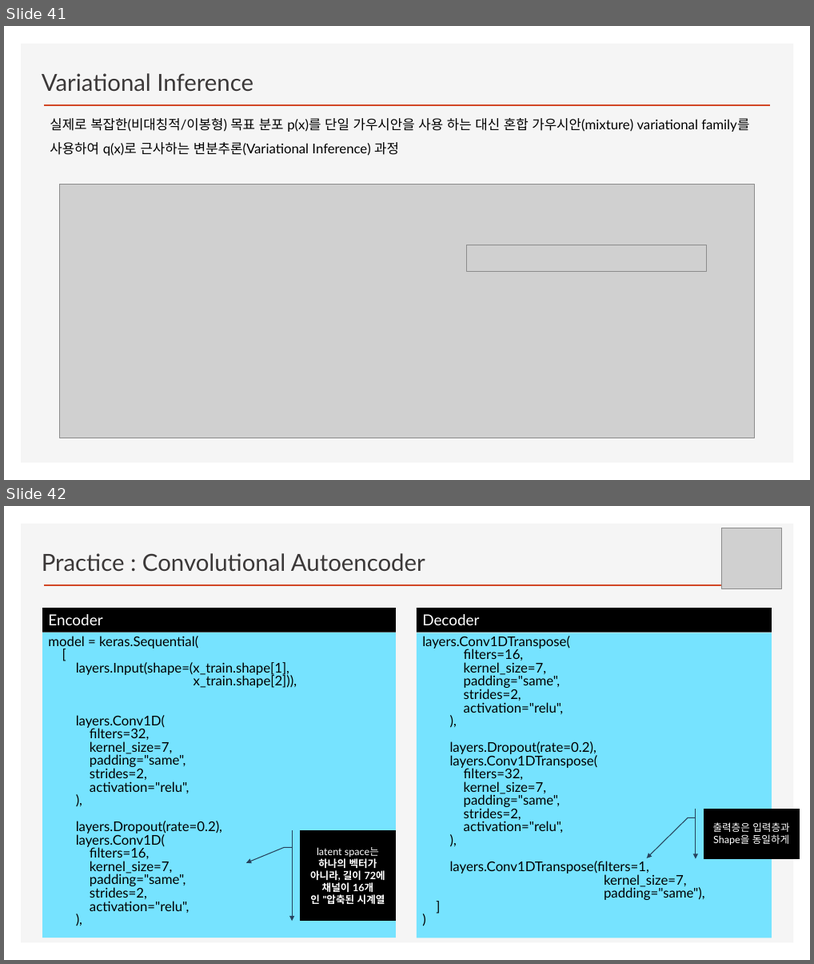
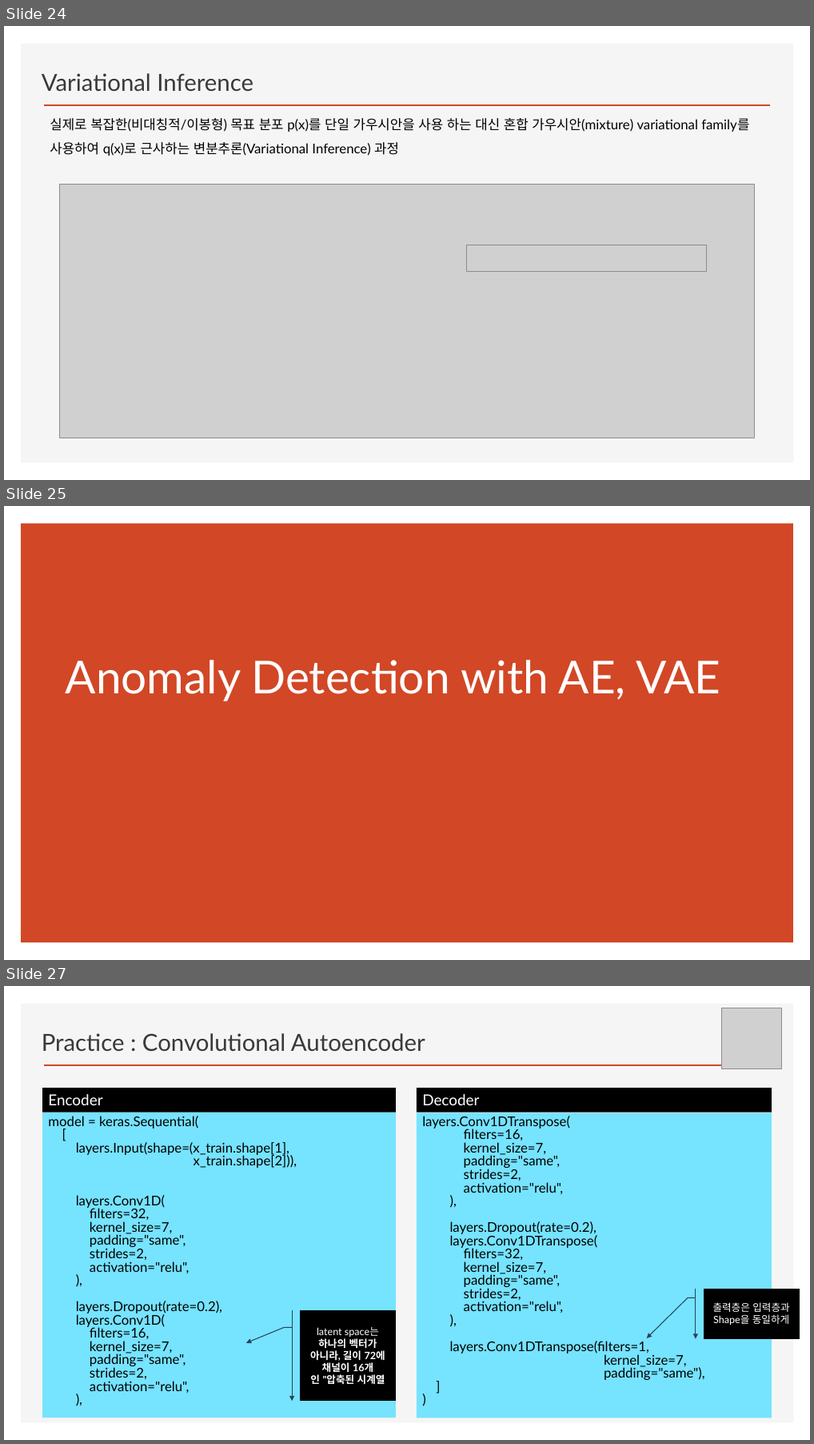
Before and after one commit to ancestor9/2026_Fall_Generative-Deep-Learning, a slide deck: Chapter 03 Variational Autoencoders.pptx. Shown one above the other, each under a label of ours: slides 41 and 42 before the commit, slides 24, 25 and 27 after it; the slides between them are not shown. The pictures are 814x964 and 814x1444 pixels, drawn with LibreOffice and Linux fonts; fonts in the diff are those of the drawing; grey boxes stand for pictures; background and template pictures are left out. Boxes give left, top, right and bottom in pixels: in the first picture for what was removed or moved away, otherwise in the second. Text is boxed around its words. In the diff, an @@ line names an element or a change of style, - is before the commit and + after.

```diff
--- a/Chapter 03 Variational Autoencoders.pptx
+++ b/Chapter 03 Variational Autoencoders.pptx
@@ slide 25 added at <box>4,506,810,960</box>, background #FFFFFF @@
@@ rectangle added at <box>21,524,794,943</box>, fill #D24726 @@
@@ title added at <box>66,660,721,701</box>, 54 pt, text #FFFFFF @@
+Anomaly Detection with AE, VAE
@@ what was slide 41 is now slide 24 @@
@@ what was slide 42 is now slide 27 @@
```
Also in this commit, not shown: 1 slide changed, 1 other slide added.
